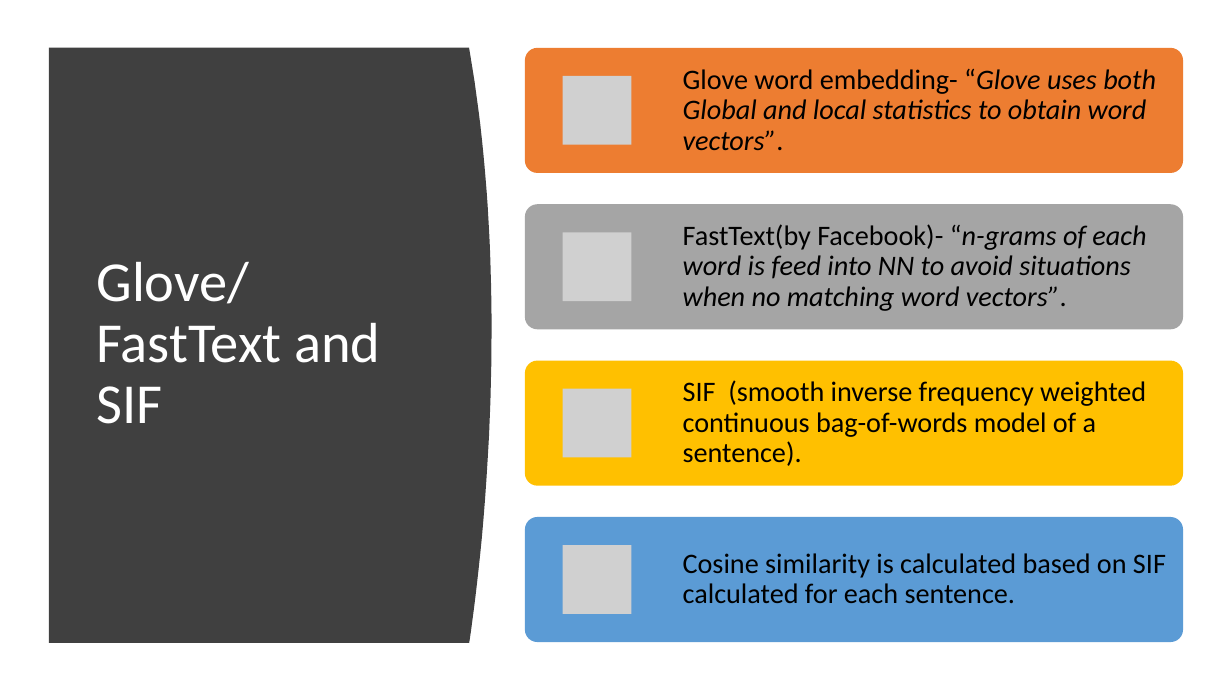
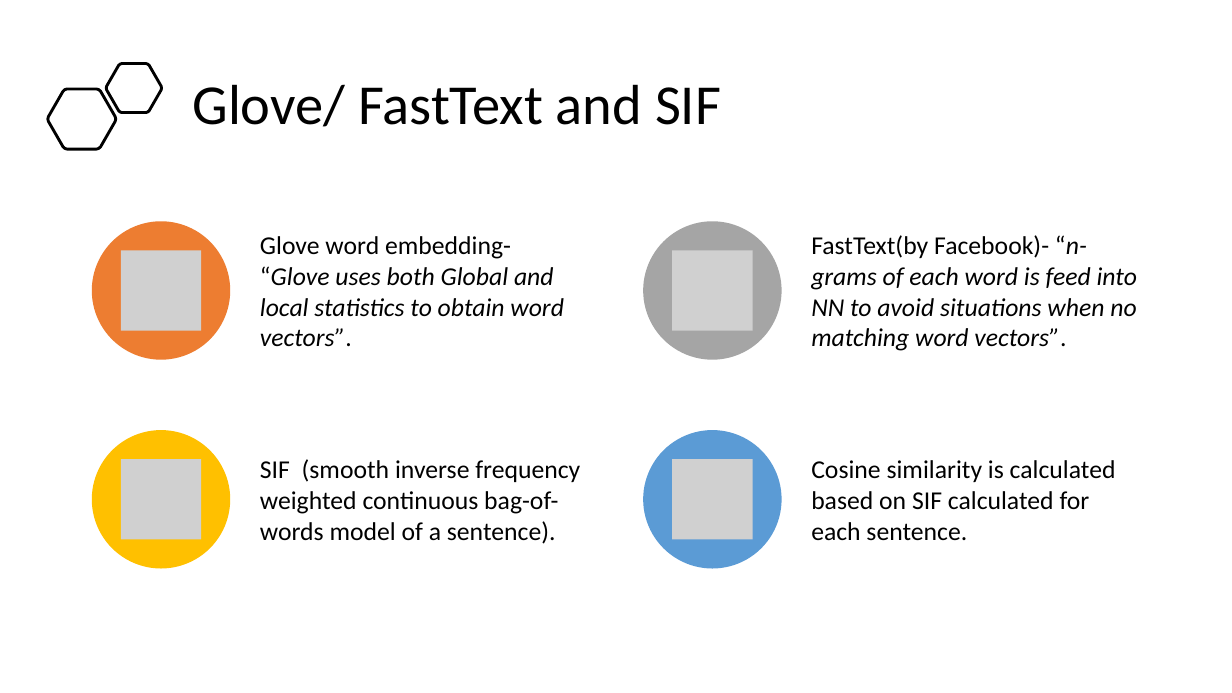
Before and after one commit to karthikktamilmani/Text_Summarization, a slide deck: slide 6 of presentation/p_09.pptx. Drawn at 1232x693 pixels with LibreOffice and Linux fonts; fonts in the diff are those of the drawing; grey boxes stand for pictures. Boxes give left, top, right and bottom in pixels: in the first picture for what was removed or moved away, otherwise in the second. Text is boxed around its words. In the diff, an @@ line names an element or a change of style, - is before the commit and + after.

```diff
--- a/presentation/p_09.pptx
+++ b/presentation/p_09.pptx
@@ freeform shape removed at box(49, 48, 492, 643) @@
@@ title "Glove/ FastText and SIF": place and size @@
-title "Glove/ FastText and SIF" at box(96, 262, 380, 424)
+title "Glove/ FastText and SIF" at box(192, 84, 721, 127)
@@ title "Glove/ FastText and SIF" at box(192, 84, 721, 127): text colour #FFFFFF to #000000 @@
@@ freeform shape added at box(48, 89, 116, 149), outline #000000 2.25 pt @@
@@ freeform shape added at box(106, 64, 162, 113), outline #000000 2.25 pt @@
@@ text "Glove word embedding- “Glove uses ...": place and size @@
-text "Glove word embedding- “Glove uses ..." at box(683, 69, 1156, 151)
+text "Glove word embedding- “Glove uses ..." at box(260, 236, 564, 347)
@@ text "FastText(by Facebook)- “n-grams of each ...": place and size @@
-text "FastText(by Facebook)- “n-grams of each ..." at box(683, 224, 1146, 311)
+text "FastText(by Facebook)- “n-grams of each ..." at box(811, 235, 1137, 351)
@@ size 22 to 20 pt; line spacing 0.9 to 1 in 4 elements at box(811, 235, 1137, 351), box(811, 460, 1116, 541), box(260, 236, 564, 347), box(260, 459, 580, 544) @@
@@ text "SIF (smooth inverse frequency weighted ...": place and size @@
-text "SIF (smooth inverse frequency weighted ..." at box(683, 380, 1146, 466)
+text "SIF (smooth inverse frequency weighted ..." at box(260, 459, 580, 544)
@@ text "Cosine similarity is calculated based ...": place and size @@
-text "Cosine similarity is calculated based ..." at box(683, 553, 1166, 603)
+text "Cosine similarity is calculated based ..." at box(811, 460, 1116, 541)
@@ picture: place and size @@
-picture at box(563, 389, 631, 457)
+picture at box(121, 459, 201, 540)
@@ group added at box(91, 221, 782, 568): 4 ellipses, 3 pictures @@
@@ group removed at box(525, 48, 1183, 641): 4 rounded rectangles, 3 pictures @@
```
Also in this commit, not shown: 6 other slides changed, 3 slides added, 2 slides removed.
